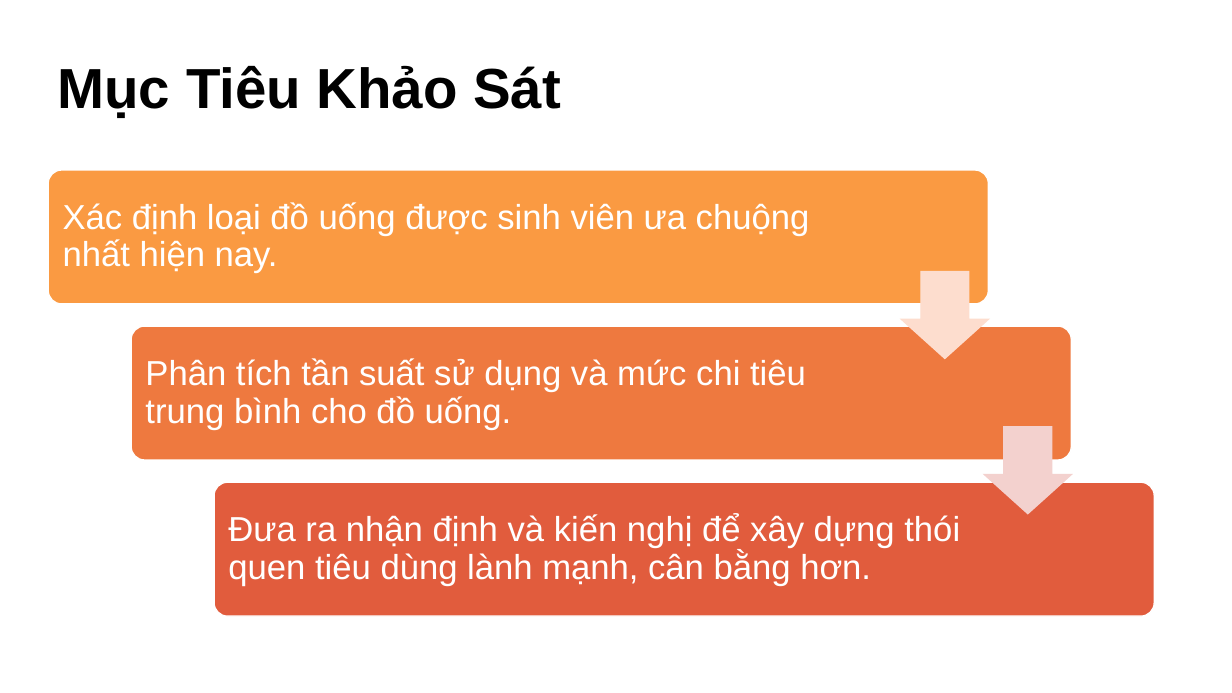
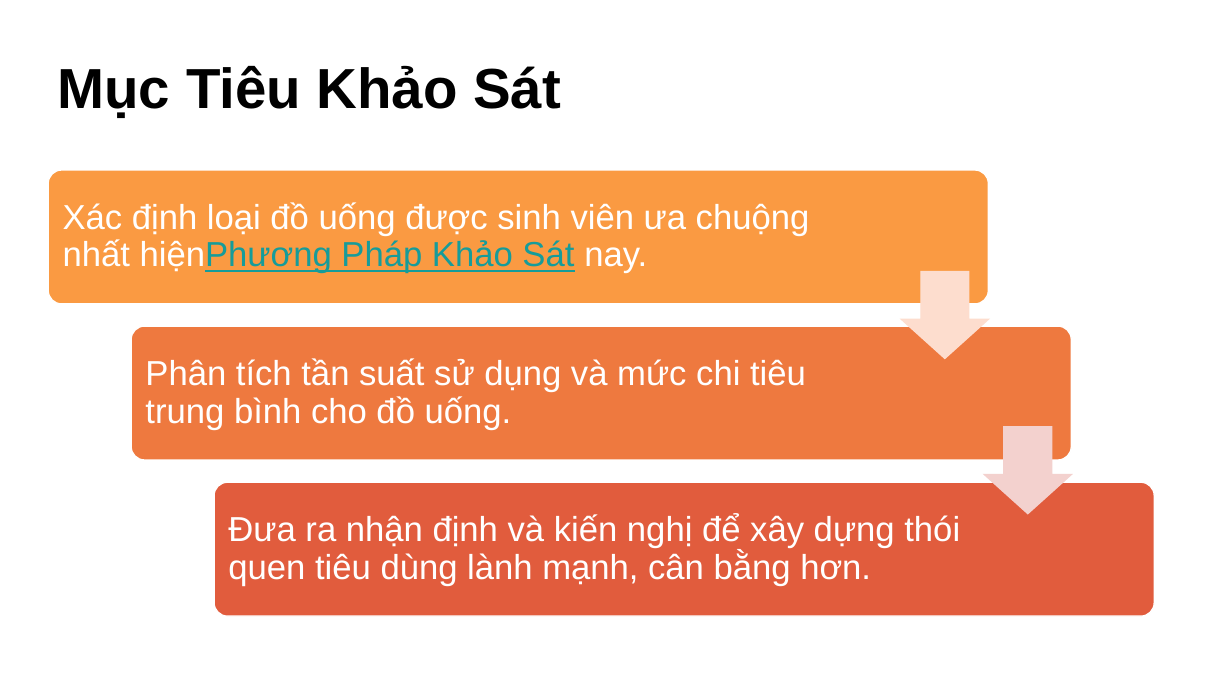
Before and after one commit to hunglocct/nguyentrihung_B25DTCN173_IT108-K25, a slide deck: slide 2 of HN_JPN_K25CNTT5_NGUYENTRIHUNG/TongKet_KhaoSatDoUong.pptx. Drawn at 1232x693 pixels with LibreOffice and Linux fonts; fonts in the diff are those of the drawing. Boxes give left, top, right and bottom in pixels: in the first picture for what was removed or moved away, otherwise in the second. Text is boxed around its words. In the diff, an @@ line names an element or a change of style, - is before the commit and + after.

```diff
--- a/HN_JPN_K25CNTT5_NGUYENTRIHUNG/TongKet_KhaoSatDoUong.pptx
+++ b/HN_JPN_K25CNTT5_NGUYENTRIHUNG/TongKet_KhaoSatDoUong.pptx
@@ text in freeform shape at (x1=63, y1=202, x2=810, y2=274): text changed @@
-Xác định loại đồ uống được sinh viên ưa chuộng nhất hiện nay.
+Xác định loại đồ uống được sinh viên ưa chuộng nhất hiệnPhương Pháp Khảo Sát nay.
```
